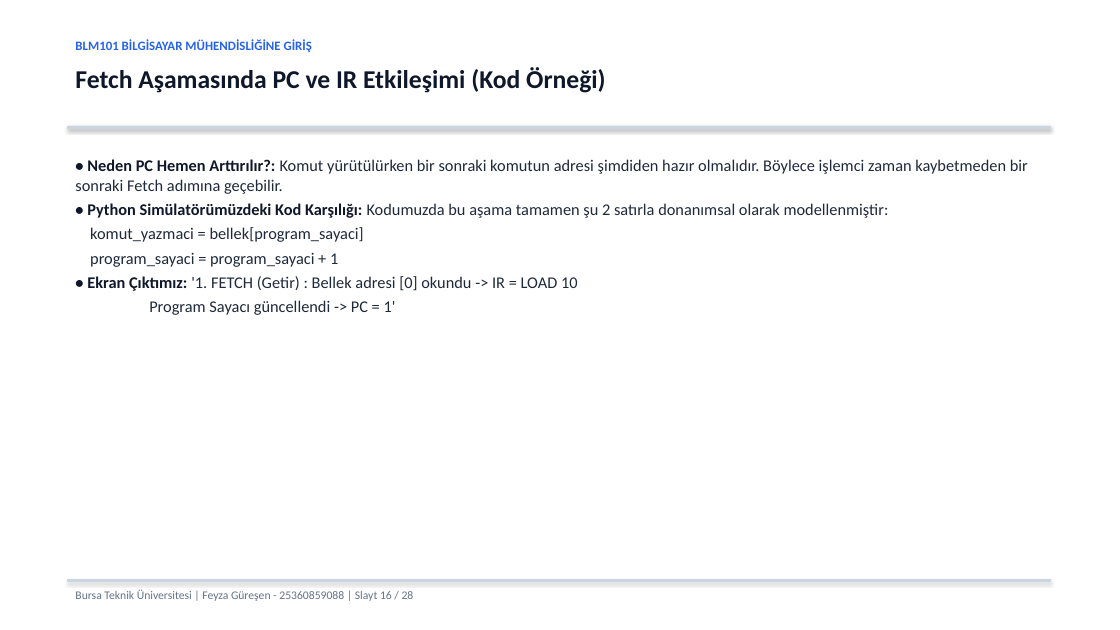
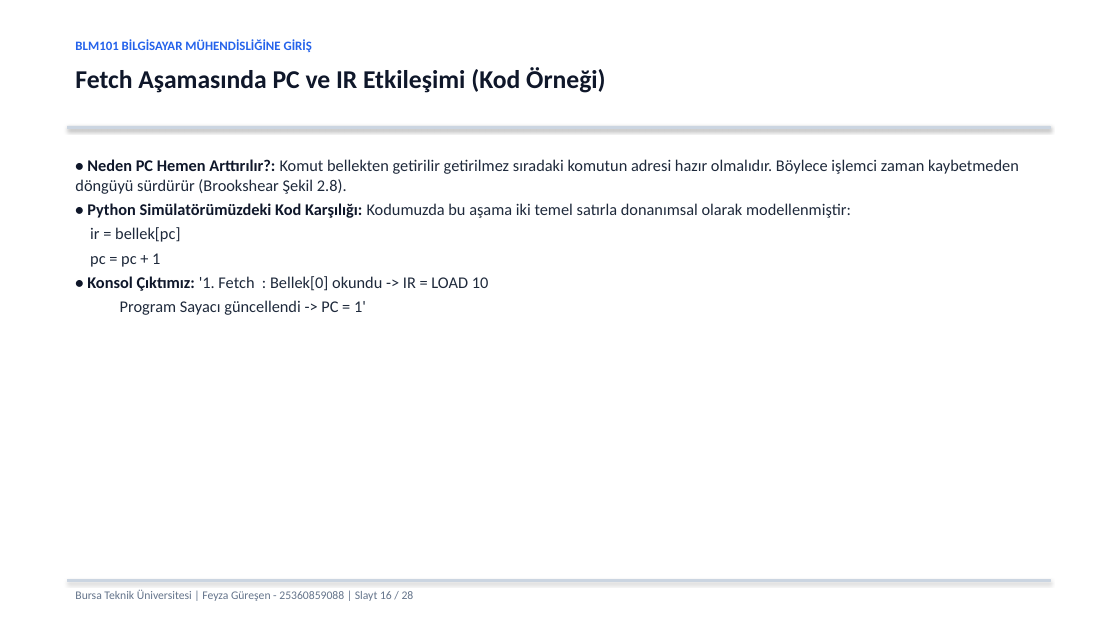
Before and after one commit to feyzaguresen/BLM101_25360859088_FeyzaGuresen, a slide deck: slide 16 of sunum.pptx. Drawn at 1120x630 pixels with LibreOffice and Linux fonts; fonts in the diff are those of the drawing. Boxes give left, top, right and bottom in pixels: in the first picture for what was removed or moved away, otherwise in the second. Text is boxed around its words. In the diff, an @@ line names an element or a change of style, - is before the commit and + after.

```diff
--- a/sunum.pptx
+++ b/sunum.pptx
@@ text at (x1=75, y1=159, x2=1019, y2=315): text changed @@
-• Neden PC Hemen Arttırılır?: Komut yürütülürken bir sonraki komutun adresi şimdiden hazır olmalıdır. Böylece işlemci zaman kaybetmeden bir sonraki Fetch adımına geçebilir.
-• Python Simülatörümüzdeki Kod Karşılığı: Kodumuzda bu aşama tamamen şu 2 satırla donanımsal olarak modellenmiştir:
-komut_yazmaci = bellek[program_sayaci]
-program_sayaci = program_sayaci + 1
-• Ekran Çıktımız: '1. FETCH (Getir) : Bellek adresi [0] okundu -> IR = LOAD 10
-Program Sayacı güncellendi -> PC = 1'
+• Neden PC Hemen Arttırılır?: Komut bellekten getirilir getirilmez sıradaki komutun adresi hazır olmalıdır. Böylece işlemci zaman kaybetmeden döngüyü sürdürür (Brookshear Şekil 2.8).
+• Python Simülatörümüzdeki Kod Karşılığı: Kodumuzda bu aşama iki temel satırla donanımsal olarak modellenmiştir:
+ir = bellek[pc]
+pc = pc + 1
+• Konsol Çıktımız: '1. Fetch : Bellek[0] okundu -> IR = LOAD 10
+Program Sayacı güncellendi -> PC = 1'
```
Also in this commit, not shown: 12 other slides changed, 3 other files.
